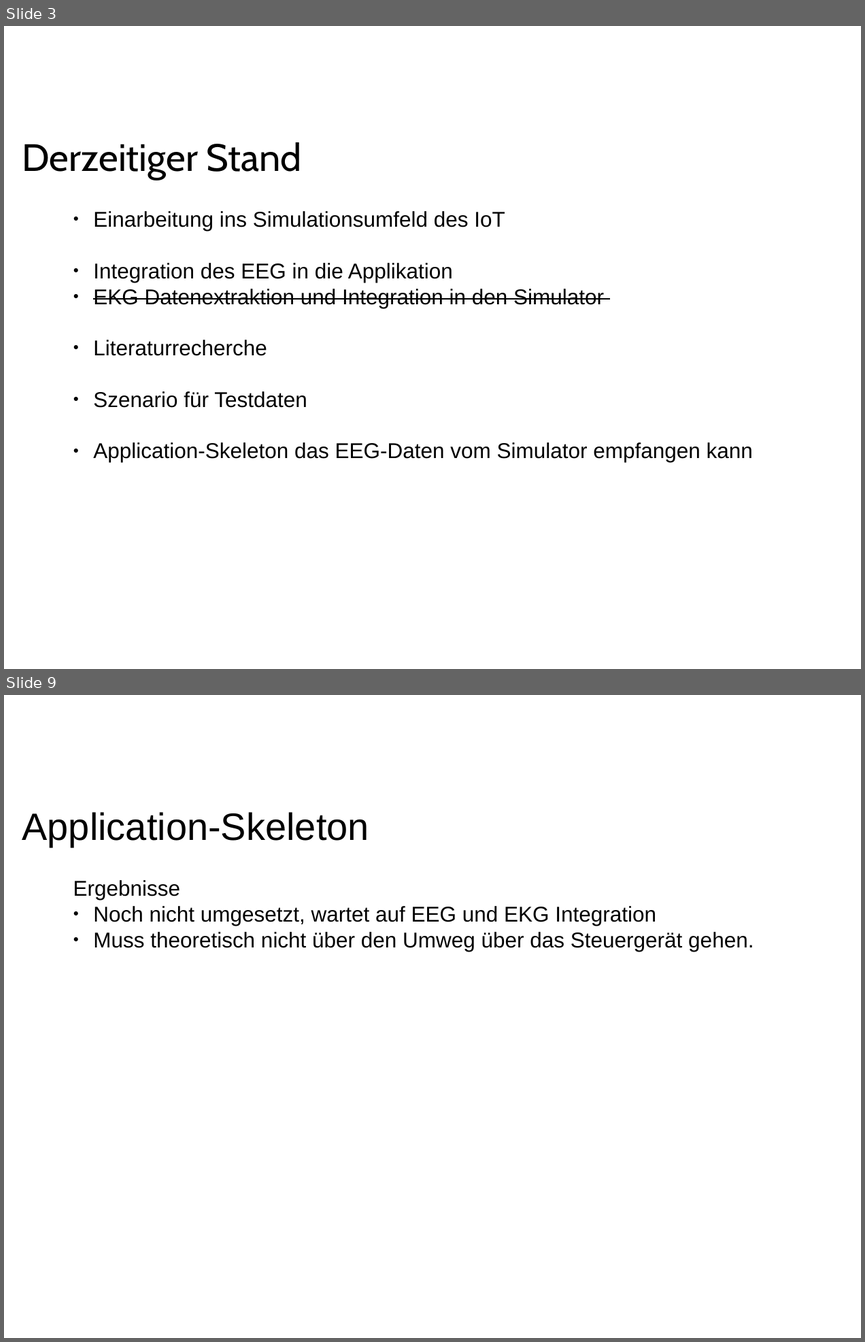
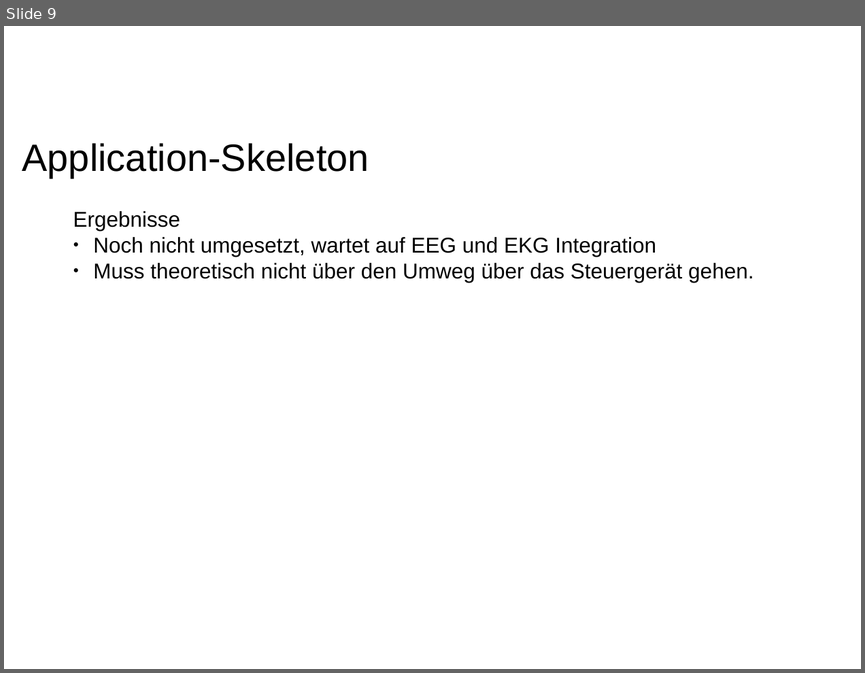
Before and after one commit to ppasler/current-adas, a slide deck: project/Zwischenstand.odp. Shown one above the other, each under a label of ours: slides 3 and 9 before the commit, slide 9 after it; the slides between them are not shown. The pictures are 865x1342 and 865x673 pixels, drawn with LibreOffice and Linux fonts; fonts in the diff are those of the drawing; background and template pictures are left out. Boxes give left, top, right and bottom in pixels: in the first picture for what was removed or moved away, otherwise in the second. Text is boxed around its words. In the diff, an @@ line names an element or a change of style, - is before the commit and + after.

```diff
--- a/project/Zwischenstand.odp
+++ b/project/Zwischenstand.odp
@@ slide 3 removed at [4, 26, 861, 669], background #FFFFFF @@
@@ text removed at [22, 142, 302, 180] @@
-Derzeitiger Stand
@@ text removed at [93, 211, 753, 462] @@
-● Einarbeitung ins Simulationsumfeld des IoT
-● Integration des EEG in die Applikation
-● EKG Datenextraktion und Integration in den Simulator
-● Literaturrecherche
-● Szenario für Testdaten
-● Application-Skeleton das EEG-Daten vom Simulator empfangen kann
```
Also in this commit, not shown: 1 slide changed, 6 slides added, 5 other slides removed, 8 other files.
